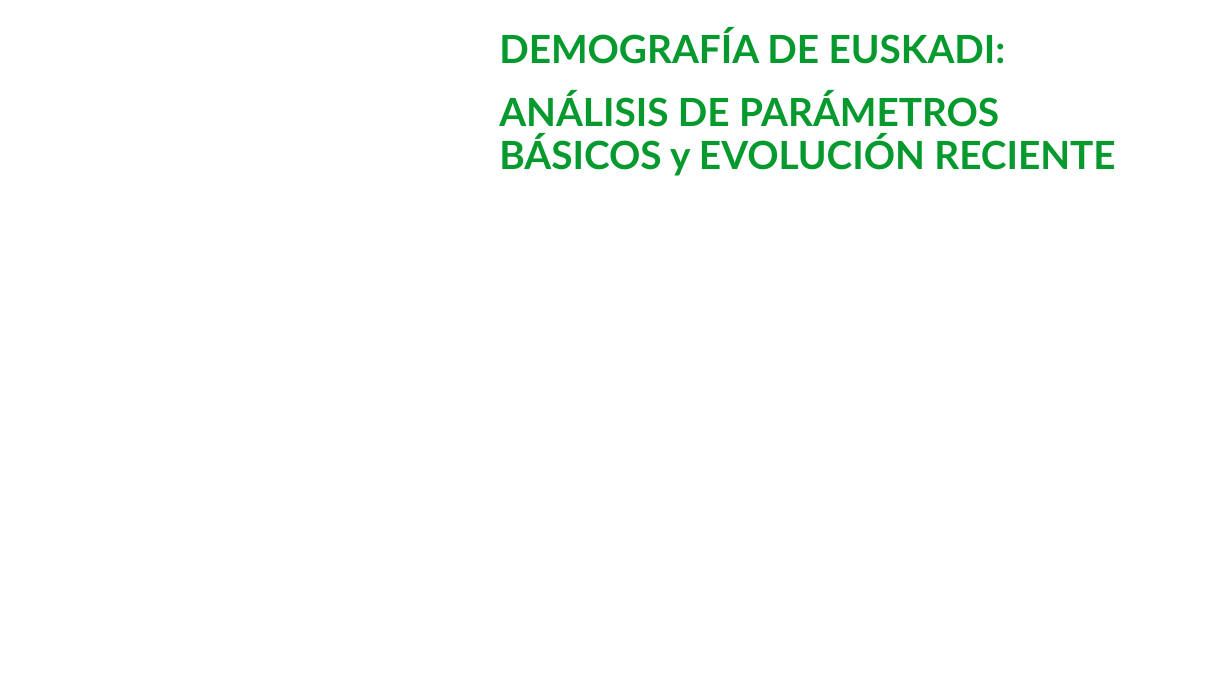
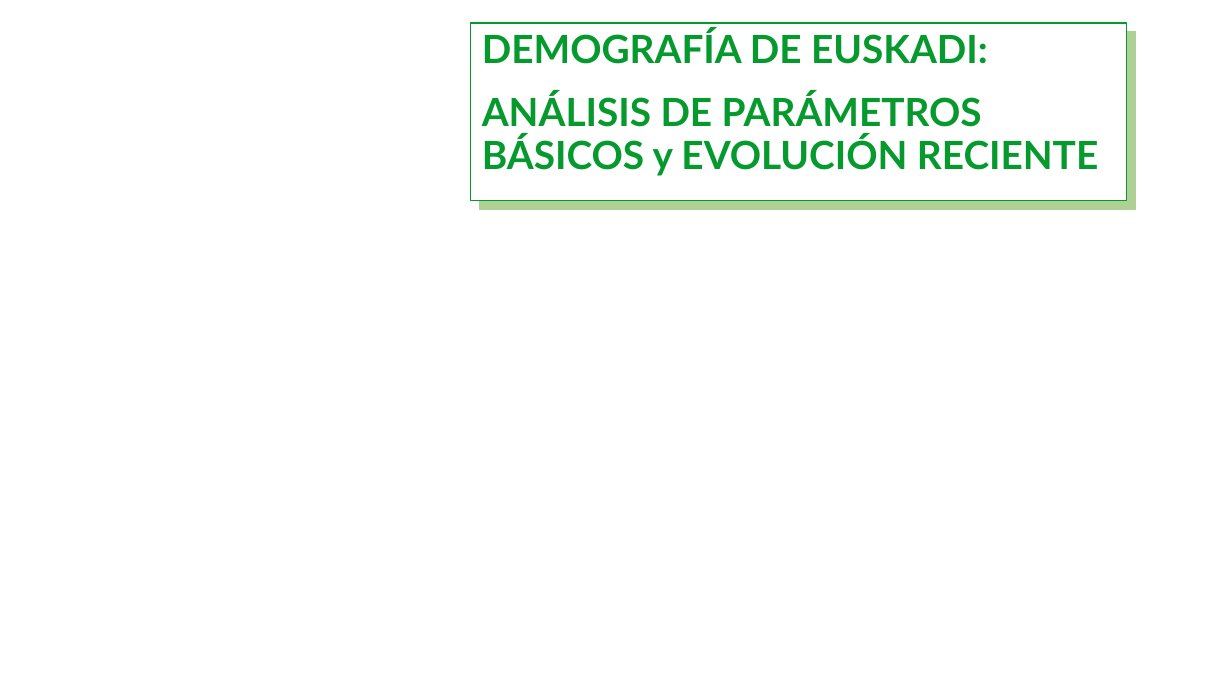
Before and after one commit to Leire2026/EDA, a slide deck: slide 1 of Presentacion_EDA.ppt. Drawn at 1232x693 pixels with LibreOffice and Linux fonts; fonts in the diff are those of the drawing; background and template pictures are left out. Boxes give left, top, right and bottom in pixels: in the first picture for what was removed or moved away, otherwise in the second. Text is boxed around its words. In the diff, an @@ line names an element or a change of style, - is before the commit and + after.

```diff
--- a/Presentacion_EDA.ppt
+++ b/Presentacion_EDA.ppt
@@ rectangle "DEMOGRAFÍA DE EUSKADI:": place and size @@
-rectangle "DEMOGRAFÍA DE EUSKADI:" at [499,29,1115,176]
+rectangle "DEMOGRAFÍA DE EUSKADI:" at [471,23,1127,201]
@@ rectangle "DEMOGRAFÍA DE EUSKADI:" at [471,23,1127,201]: fill none to #FFFFFF; outline none to #069A2E 0.74 pt; shadow on @@
```
Also in this commit, not shown: 10 other slides changed, 5 slides added, 3 slides removed, 2 other files.
